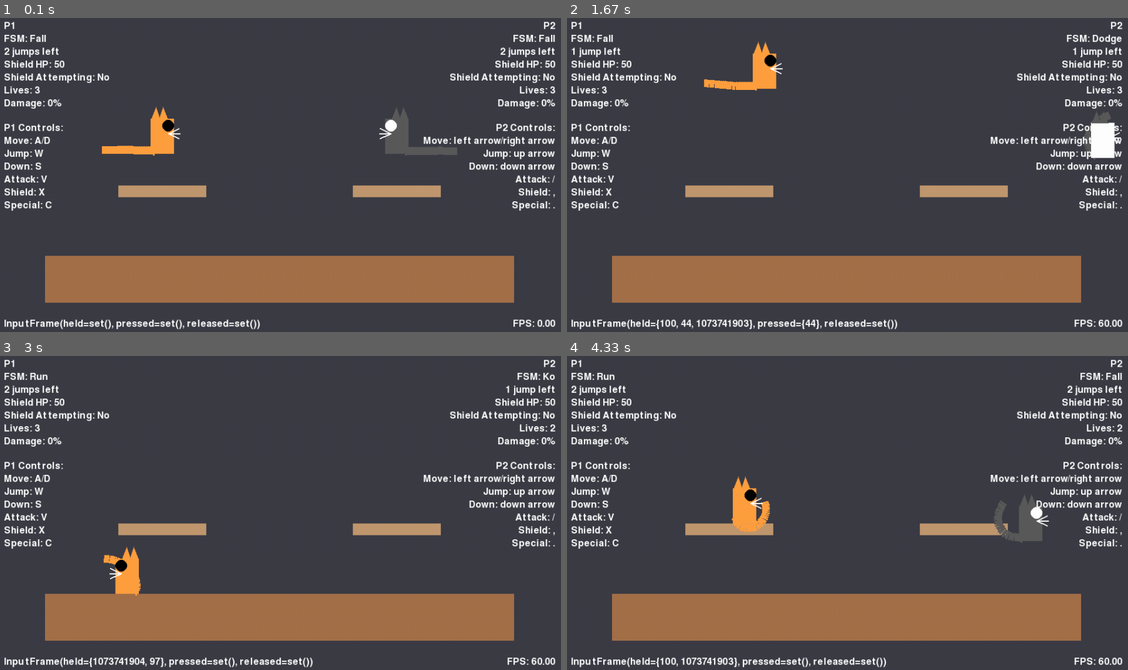
Above: before the commit, frames 1-4 (two rows, left to right).
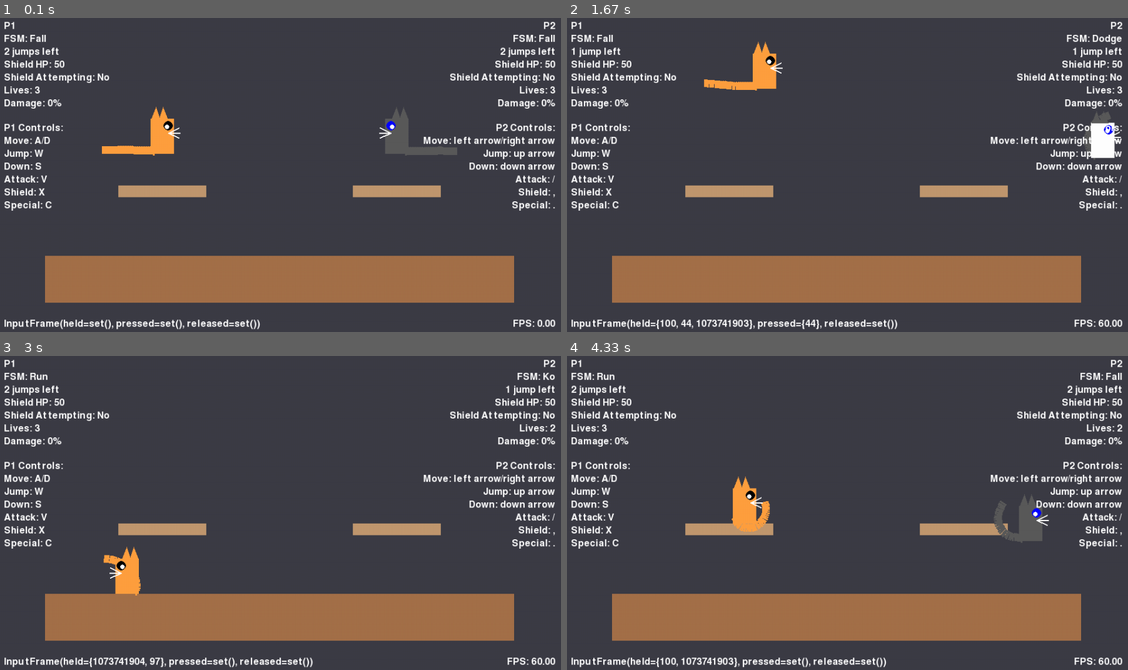
Above: after the commit, the same moments.

Repository: avidrucker/pycats
Game: pygame game, started from pycats/game.py
Same seed, same stepped clock (60 frames per second), same inputs: the game is played once before the commit and once after it.
Inputs:
- Up to frame 1 (0.1 s): no input
- Up to frame 2 (1.67 s): hold Right 0.33-0.8 s; tap , at 0.83, 1.65 s; hold Up 1.17-1.47 s; hold W 1.17-1.47 s; hold Right from 1.5 s (still down); hold D from 1.5 s (still down)
- Up to frame 3 (3 s): release Right at 1.97 s; release D at 1.97 s; hold Left 2-2.53 s; hold A 2-2.53 s; hold Down 2.57-2.87 s; hold S 2.57-2.87 s; hold Left from 2.9 s (still down); hold A from 2.9 s (still down)
- Up to frame 4 (4.33 s): tap , at 3.05 s; release Left at 3.3 s; release A at 3.3 s; hold Up 3.33-3.7 s; hold W 3.33-3.7 s; hold Right from 3.73 s (still down); hold D from 3.73 s (still down)

The runs differ from the first frame. In frame 1, 0.2% of the frame differs, in the area x 28-71%, y 32-39%; in frame 2, 0.1%; in frame 3, less than 0.1%; in frame 4, 0.2%.

Commit message:
feat eye glints

Diff:
--- a/pycats/config.py
+++ b/pycats/config.py
@@ -99,7 +99,10 @@
 
 EYE_OFFSET_X = 10
 EYE_OFFSET_Y = 12
-EYE_RADIUS = 10
+EYE_RADIUS = 8
+GLINT_OFFSET_X = 12
+GLINT_OFFSET_Y = 14
+GLINT_RADIUS = 4
 
 # ---------------- Other UI / visuals --------------------
 HUD_PADDING = 10
@@ -110,6 +113,7 @@
 P1_COLOR = (255, 160, 64)  # orange
 P2_COLOR = (90, 90, 90)  # gray
 BLACK = (0, 0, 0)  # black
+BLUE = (0, 0, 255)  # blue
 WHITE = (255, 255, 255)  # white
 RED = (255, 0, 0)  # red
 YELLOW = (255, 255, 0)  # yellow
--- a/pycats/game.py
+++ b/pycats/game.py
@@ -111,7 +111,7 @@
     PLAYER2_START_Y,
     P2_KEYS,
     P2_COLOR,
-    eye_color=WHITE,
+    eye_color=BLUE,
     char_name="Player 2",
     facing_right=False,
 )
@@ -125,10 +125,15 @@
 
 
 # ------------------------------------------------ helpers
-def draw_eye(p: Player):
-    x = p.rect.right - EYE_OFFSET_X if p.facing_right else p.rect.left + EYE_OFFSET_X
-    y = p.rect.top + EYE_OFFSET_Y
-    pygame.draw.circle(screen, p.eye_color, (x, y), EYE_RADIUS)
+def draw_eye(p: Player, eye=True):
+    if eye:
+        x = p.rect.right - EYE_OFFSET_X if p.facing_right else p.rect.left + EYE_OFFSET_X
+        y = p.rect.top + EYE_OFFSET_Y
+        pygame.draw.circle(screen, p.eye_color, (x, y), EYE_RADIUS)
+    else: # we will draw a glint instead of an eye
+        x = p.rect.right - GLINT_OFFSET_X if p.facing_right else p.rect.left + GLINT_OFFSET_X
+        y = p.rect.top + GLINT_OFFSET_Y
+        pygame.draw.circle(screen, WHITE, (x, y), GLINT_RADIUS)
 
 
 def draw_cat_features(p: Player):
@@ -298,6 +303,7 @@
         # Draw player body
         screen.blit(p.image, p.rect)
         draw_eye(p)
+        draw_eye(p, eye=False)  # Draw a glint in the eye
         draw_cat_features(p)  # Draw cat features (ears and whiskers)
         if p.fsm.state == "shield":
             #### TODO: convert shield radius magic nums to config constants (READY)
